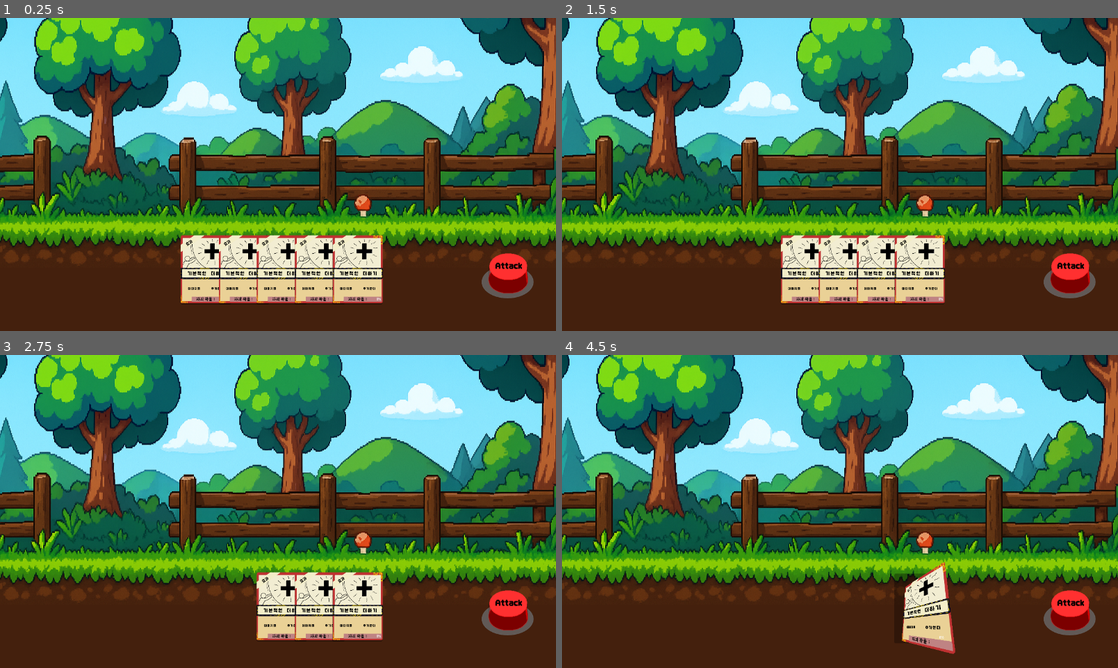
Above: before the commit, frames 1-4 (two rows, left to right).
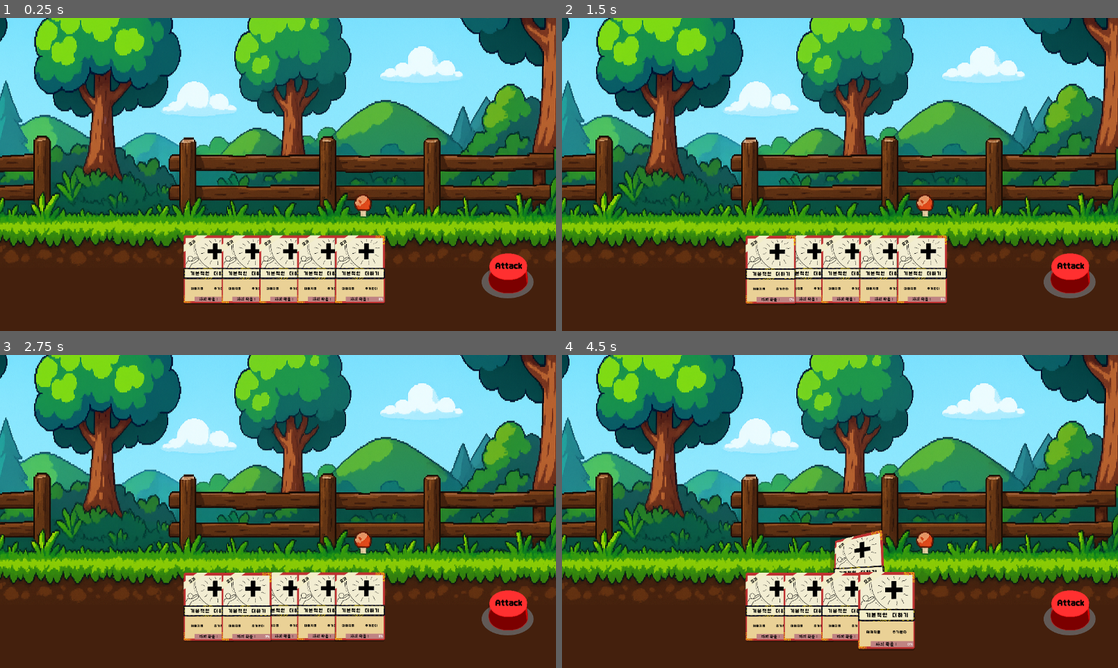
Above: after the commit, the same moments.

Repository: danielk5432/triangle_kimbop
Game: Godot game, scene res://scene/battle_test.tscn
Two runs of this game, one before a commit and one after it. Both use one fixed random seed, a clock stepped at 60 frames per second and the inputs below. This scene is started directly instead of the project's main scene. The engine's default icon, where the game draws it, is replaced by a stand-in: a white triangle on a blue panel in a dark square.
Inputs (mouse positions are in pixels of both pictures, inside the frame that each line leads up to):
- Up to frame 1 (0.25 s): no input
- Up to frame 2 (1.5 s): click (1073, 271) at 0.5 s; click "0%" at 1.25 s
- Up to frame 3 (2.75 s): tap Enter (Enter) at 2 s; drag from (244, 605) to (333, 442) at 2.02 s
- Up to frame 4 (4.5 s): drag from (845, 605) to (812, 574) at 2.77 s; move the mouse to (884, 605) at 3.52 s; hold Up (ui_up) 3.53-4.25 s; hold Enter (Enter) 3.53-4.25 s; click (884, 605) at 3.67 s; tap Space at 4.25 s; drag from (917, 605) to (673, 464) at 4.27 s

The runs differ from the first frame. In frame 1, 2.6% of the frame differs, in the area x 32-70%, y 69-92%; in frame 2, 3.5%; in frame 3, 4.5%; in frame 4, 9.5%, in the area x 33-71%, y 56-96%.

Commit message:
card select error fixed

Diff:
--- a/scene/card/fireball_card.tscn
+++ b/scene/card/fireball_card.tscn
@@ -10,6 +10,7 @@
 name = "fireball"
 description = ""
 icon = ExtResource("2_u5064")
+id = 0
 damage = 0.0
 damage_growth = 0.0
 multiplier = 1.0
@@ -34,3 +35,4 @@
 
 [node name="Card" parent="." instance=ExtResource("2_4jrt7")]
 layout_mode = 0
+is_playable = false
--- a/script/battle_manager.gd
+++ b/script/battle_manager.gd
@@ -51,7 +51,6 @@
 			Global.selectable = true
 
 		BattleState.CARD:
-			Global.selectable = false
 			print(hand_cards)
 			print(selected_cards)
 			if len(selected_cards) <= card_idx:
@@ -76,12 +75,11 @@
 			hand_data.append(deck.pop_back())
 
 func make_hand_cards():
-	var spacing = 350  # 카드 간 간격
-	var y = 2000        # 화면 아래쪽 위치 (필요시 조정)
-	var x = 1900
+	var spacing = 350/4  # 카드 간 간격
+	var y = 2000/4        # 화면 아래쪽 위치 (필요시 조정)
 	var screen_width = get_viewport_rect().size.x
 	var total_width = hand_data.size() * spacing
-	var start_x = (screen_width - total_width) / 2.0 + x
+	var start_x = (screen_width - total_width) / 2.0
 
 	for i in range(hand_data.size()):
 		var card_data = hand_data[i]
@@ -91,12 +89,13 @@
 		$UI.add_child(new_card)
 		new_card.set_card_position(target_pos)
 		hand_cards.append(new_card)
+	print(hand_cards)
 
-func arrange_cards(cards : Array, y : int = 2000, spacing : int = 350):
-	var x = 1900
+func arrange_cards(cards : Array, y : int = 500, spacing : int = 350/4):
 	var screen_width = get_viewport_rect().size.x
 	var total_width = cards.size() * spacing
-	var start_x = (screen_width - total_width) / 2.0 + x
+	var start_x = (screen_width - total_width) / 2.0
+	print(cards.size())
 	for i in range(cards.size()):
 		var target_pos = Vector2(start_x + i * spacing, y)
 		var new_card = cards[i]
@@ -119,19 +118,20 @@
 	#check if hand is not empty
 	if current_state == BattleState.SELECT:
 		del_selected_in_hand()
-		arrange_cards(hand_cards)
-		arrange_cards(selected_cards, 1300)
-
+		arrange_cards(hand_cards, 500)
+		arrange_cards(selected_cards, 1300/4, 350/2)
 		change_state(BattleState.CARD)
 
 func del_selected_in_hand():
 	var del_cards = []
-	for i in range(len(hand_cards)):
-		var idx = selected_cards.find(hand_cards[i])
-		hand_cards[i].select_reset()
-		if idx != -1:
-			del_cards.append(idx)
-	del_cards.sort()
-	del_cards.reverse()
-	for i in del_cards:
-		hand_cards.pop_at(i)
+	var length = hand_cards.size()
+	for i in range(length):
+		var curr_card = hand_cards[length - i - 1]
+		print("id", curr_card.card_data.id)
+		for del_card in selected_cards:
+			if curr_card.card_data.id == del_card.card_data.id:
+				print(del_card, length - i - 1)
+				hand_cards.pop_at(length - i - 1)
+
+
+	Global.selectable = false
--- a/script/card/base_card.gd
+++ b/script/card/base_card.gd
@@ -6,16 +6,16 @@
 
 @export var card_data = CardData.new()
 
+
 func _ready():
 	$Card.current_texture = card_data.icon
 	$Card.reset_texture()
-	scale = Vector2(0.25, 0.25)  # 1/4 크기로 축소
 	$Card.connect("card_selected", _card_selected)
 	$Card.connect("card_deselected", _card_deselected)
 
 
 func set_card_position(target_pos):
-	$Card.handle_movement_r(target_pos)
+	$Card.handle_movement_r(target_pos, true)
 
 func set_index(i: int):
 	$Card/Index.text = str(i)
--- a/script/card/card_custom.gd
+++ b/script/card/card_custom.gd
@@ -21,13 +21,13 @@
 
 
 func on_button_down() -> void:
+
+	if Input.is_mouse_button_pressed(MOUSE_BUTTON_LEFT):
+		# 드래그 시작
+		dragging = true
+		dragging_offset = get_global_mouse_position() - global_position
 	if Global.selectable:
-		if Input.is_mouse_button_pressed(MOUSE_BUTTON_LEFT):
-			# 드래그 시작
-			dragging = true
-			dragging_offset = get_global_mouse_position() - global_position
-
-		elif Input.is_mouse_button_pressed(MOUSE_BUTTON_RIGHT):
+		if Input.is_mouse_button_pressed(MOUSE_BUTTON_RIGHT):
 			card_activated = !card_activated
 
 			var target_pos: Vector2
@@ -35,14 +35,14 @@
 				target_pos = initial_position + move_pos
 				card_selected.emit()
 				$Index.visible = true
-				animate_scale(Vector2(1.2, 1.2))
+				handle_hover(1.2)
 				z_index = selected_level
 
 			else:
 				target_pos = initial_position
 				card_deselected.emit()
 				$Index.visible = false
-				animate_scale(Vector2(1, 1))
+				handle_hover(1)
 				z_index = unselected_level
 
 			handle_movement(target_pos, true, move_time)
@@ -50,23 +50,24 @@
 func deselect():
 	var target_pos = initial_position
 	$Index.visible = false
-	animate_scale(Vector2(1, 1))
+	handle_hover(1)
 	z_index = unselected_level
 	handle_movement(target_pos, true, move_time)
 
 
 func on_button_up() -> void:
-	dragging = false
 	card_texture.reset_shader_rot()
+	if dragging:
+		dragging = false
 
-	var target_pos: Vector2
-	if card_activated:
-		target_pos = initial_position + move_pos
-	else:
-		target_pos = initial_position
-		animate_scale(Vector2(1, 1))  # 선택 해제 시 크기 복귀
+		var target_pos: Vector2
+		if card_activated:
+			target_pos = initial_position + move_pos
+		else:
+			target_pos = initial_position
+			handle_hover(1)  # 선택 해제 시 크기 복귀
 
-	handle_movement(target_pos, true, move_time)
+		handle_movement(target_pos, true, move_time)
 
 
 
@@ -89,6 +90,7 @@
 		move_tween.tween_property(self, "position", _move_to, _duration)
 
 func handle_movement_r(_move_to: Vector2, is_global: bool = false, _duration: float = 0.1):
+	card_activated
 	if move_tween:
 		move_tween.kill()
 	move_tween = create_tween()
@@ -98,22 +100,27 @@
 	else:
 		move_tween.tween_property(self, "position", _move_to, _duration)
 	move_tween.finished.connect(func():
-			initial_position = _move_to
+		initial_position = _move_to
 	)
-
-func animate_scale(target_scale: Vector2, duration: float = 0.1):
-	var scale_tween := create_tween()
-	scale_tween.tween_property(self, "scale", target_scale, duration)
 
 func reset_texture():
 	shadow_card.texture = current_texture
 	card_texture.texture = current_texture
 
+func handle_hover(_scale: float, _z: int = 1, _duration: float = 0.2) -> void:
+	var hover_tween: Tween
+	_scale = _scale/4
+	if hover_tween:
+		hover_tween.kill()
+	hover_tween = create_tween().set_ease(Tween.EASE_OUT).set_trans(Tween.TRANS_BOUNCE)
+	hover_tween.tween_property(self, "scale", Vector2(_scale, _scale), _duration)
+	z_index += _z
 
 func set_required():
 	super.set_required()
 	move_child(card_texture, 0)
 	move_child(shadow_card, 0)
+	scale = Vector2(.25,.25)
 
 func set_tooltip():
 	if !CardGlobal.use_tooltips:
--- a/script/card/card_data.gd
+++ b/script/card/card_data.gd
@@ -4,6 +4,7 @@
 @export var name: String
 @export var description: String
 @export var icon: Texture2D
+@export var id: int = 0
 
 # 기본 정보
 @export var damage: float = 0.0
--- a/script/card/fireball_data.gd
+++ b/script/card/fireball_data.gd
@@ -3,6 +3,7 @@
 
 func _init():
 	name = "fireball"
+	id = Global.get_card_id()
 	icon = load("res://resource/fireball_card.png")
 	damage = 3.0
 	damage_growth = 2.0
--- a/script/global.gd
+++ b/script/global.gd
@@ -1,19 +1,19 @@
 extends Node
 
-var fireball_scene = load("res://scene/card/fireball_card.tscn")
-var fireball_instance = fireball_scene.instantiate()
 var player_deck: Array[CardData] = []
 
 var hand_card_limit = 12
 var initial_draw = 8
 var draw_card = 4
 
+var id = 0
+
 var selectable = false
 
 func get_deck() -> Array:
 	if len(player_deck) < 5:
 		for i in range(5):
-			player_deck.append(fireball_instance.card_data.duplicate(true))
+			player_deck.append(FireballData.new())
 	return player_deck
 
 func make_card(data : CardData) -> BaseCard:
@@ -23,3 +23,7 @@
 		"fireball":
 			return preload("res://scene/card/fireball_card.tscn").instantiate()
 	return null
+
+func get_card_id() -> int:
+	id += 1
+	return id
Not shown: 2 places in mainscene.tscn that only renumber resources
